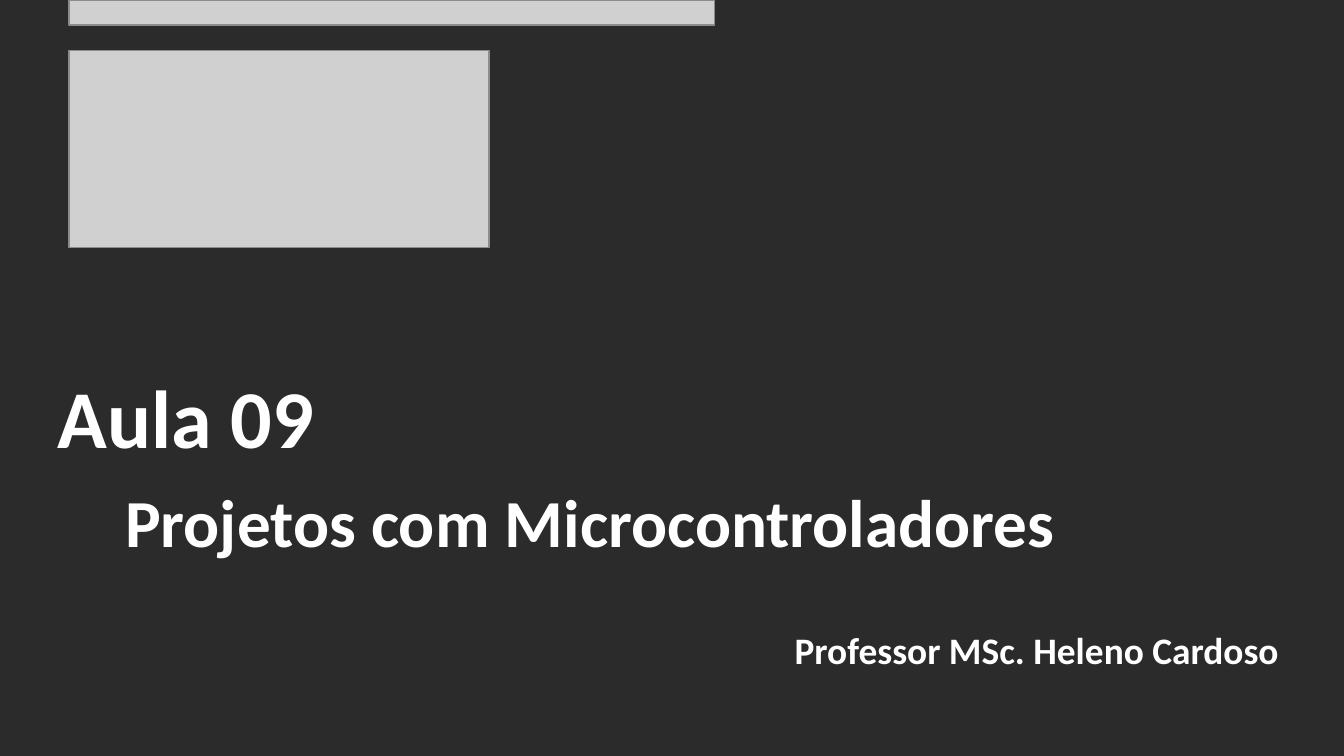
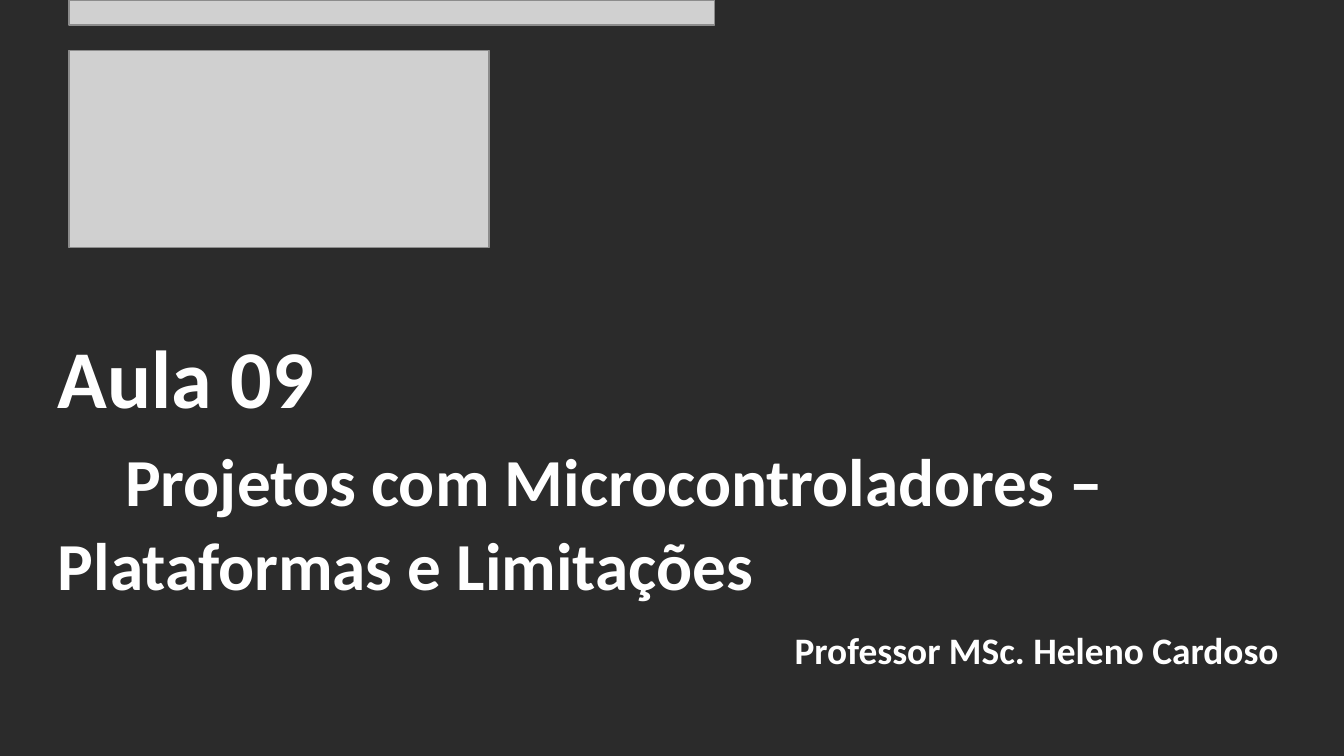
Before and after one commit to CloudEducationBrazil/WydenArea1ProgramacaoMicrocontroladores, a slide deck: slide 2 of 01 Classes/Aula 09 - Programação Microcontroladores - Projetos com Microcontroladores Limitações.pptx. Drawn at 1344x756 pixels with LibreOffice and Linux fonts; fonts in the diff are those of the drawing; grey boxes stand for pictures; background and template pictures are left out; a plain dark background stands for a picture behind light text. Boxes give left, top, right and bottom in pixels: in the first picture for what was removed or moved away, otherwise in the second. Text is boxed around its words. In the diff, an @@ line names an element or a change of style, - is before the commit and + after.

```diff
--- a/01 Classes/Aula 09 - Programação Microcontroladores - Projetos com Microcontroladores Limitações.pptx
+++ b/01 Classes/Aula 09 - Programação Microcontroladores - Projetos com Microcontroladores Limitações.pptx
@@ title at [58, 350, 1054, 602]: text changed @@
-Aula 09
-Projetos com Microcontroladores
+Aula 09
+Projetos com Microcontroladores – Plataformas e Limitações
```
Also in this commit, not shown: 4 other slides changed, 10 slides added, 2 slides removed, 4 other files.
